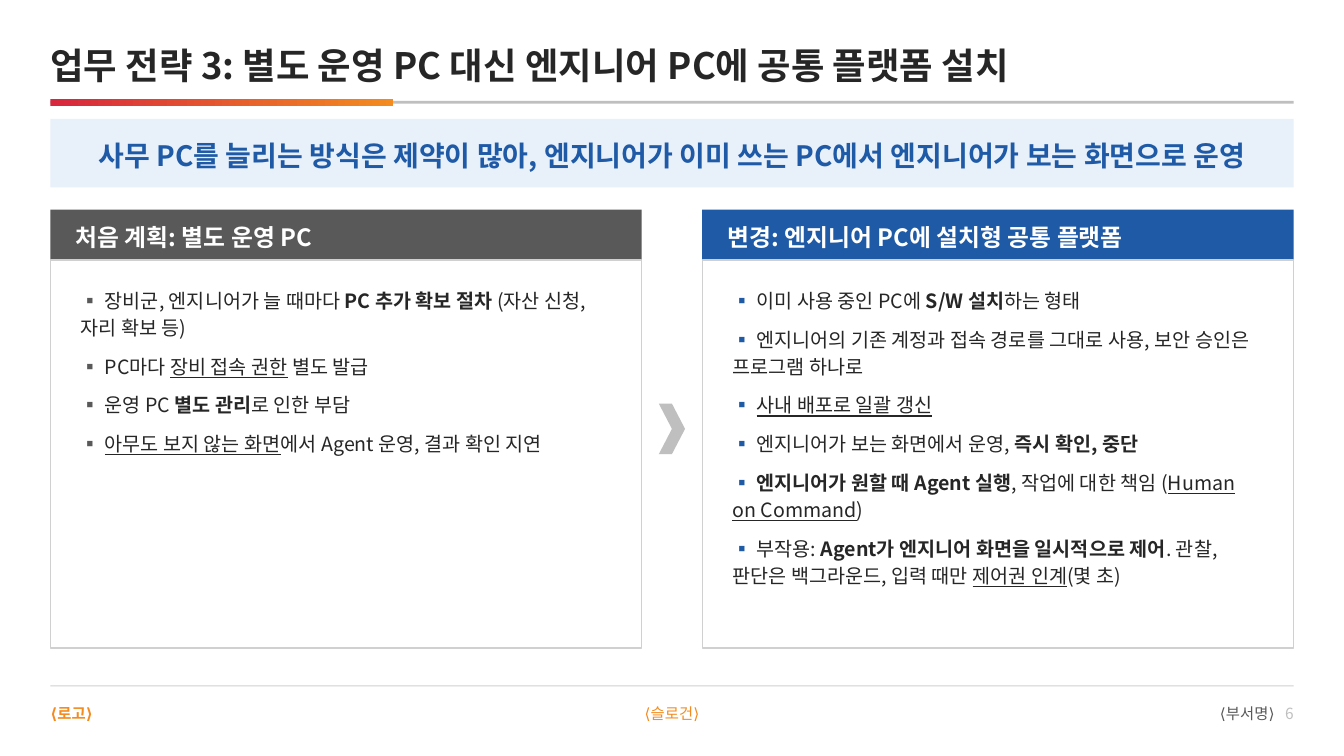
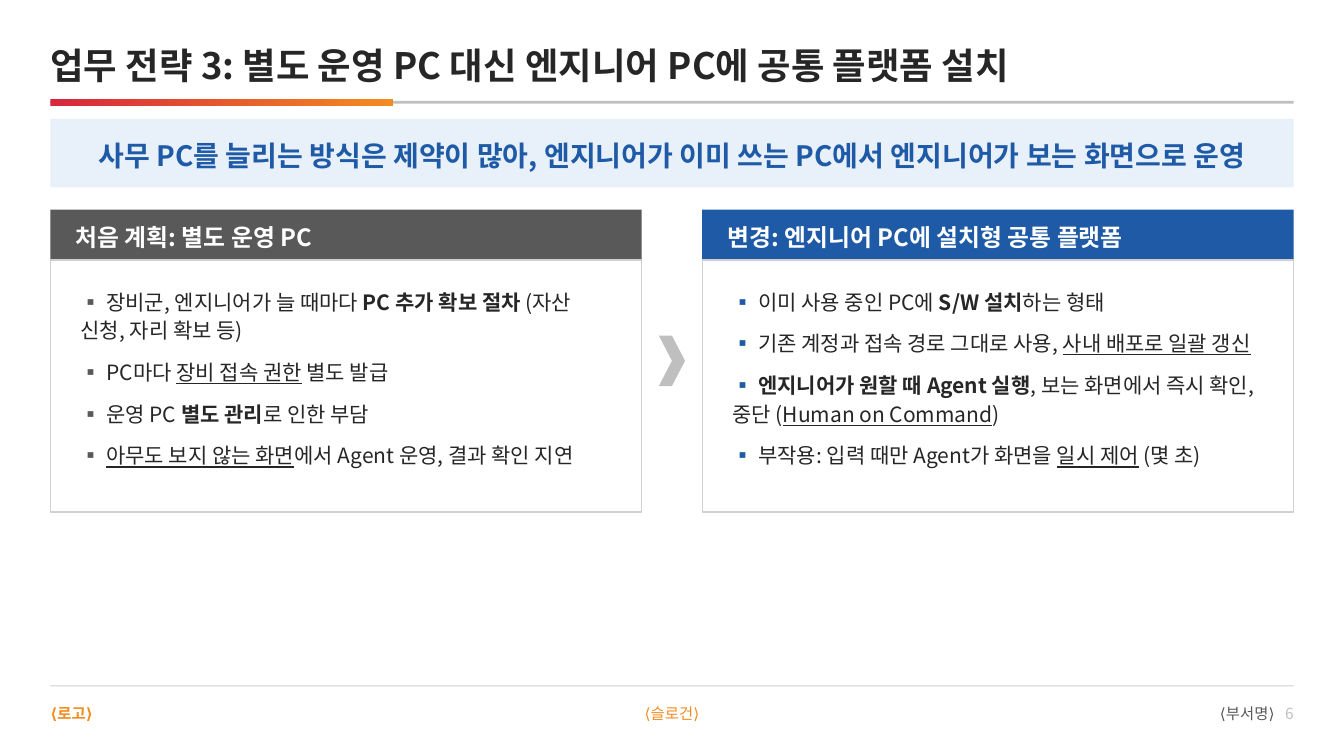
Before and after one commit to DarrenKoi/pm_notes, a slide deck: slide 6 of my-task/arc-tf/deliverables/arc-tf-team-full.pptx. Drawn at 1344x756 pixels with LibreOffice and Linux fonts; fonts in the diff are those of the drawing. Boxes give left, top, right and bottom in pixels: in the first picture for what was removed or moved away, otherwise in the second. Text is boxed around its words. In the diff, an @@ line names an element or a change of style, - is before the commit and + after.

```diff
--- a/my-task/arc-tf/deliverables/arc-tf-team-full.pptx
+++ b/my-task/arc-tf/deliverables/arc-tf-team-full.pptx
@@ rectangle: place and size @@
-rectangle at <box>50,260,642,648</box>
+rectangle at <box>50,260,642,512</box>
@@ rectangle: place and size @@
-rectangle at <box>703,260,1295,648</box>
+rectangle at <box>703,260,1295,512</box>
@@ text "▪ 장비군, 엔지니어가 늘 때마다 ..." at <box>81,292,574,468</box>: size 14 to 15 pt @@
@@ text at <box>758,292,1105,314</box>: size 14 to 15 pt in "▪ 이미 사용 중인 PC에 S/W 설치하는 ..." @@
@@ chevron: place and size @@
-chevron at <box>659,403,686,454</box>
+chevron at <box>659,336,686,386</box>
@@ text at <box>732,333,1255,468</box>: text changed; size 14 to 15 pt @@
-▪ 엔지니어의 기존 계정과 접속 경로를 그대로 사용, 보안 승인은 프로그램 하나로
-▪ 사내 배포로 일괄 갱신
-▪ 엔지니어가 보는 화면에서 운영, 즉시 확인, 중단
-▪ 엔지니어가 원할 때 Agent 실행, 작업에 대한 책임 (Human on Command)
-▪ 부작용: Agent가 엔지니어 화면을 일시적으로 제어. 관찰, 판단은 백그라운드, 입력 때만 제어권 인계(몇 초)
+▪ 기존 계정과 접속 경로 그대로 사용, 사내 배포로 일괄 갱신
+▪ 엔지니어가 원할 때 Agent 실행, 보는 화면에서 즉시 확인, 중단 (Human on Command)
+▪ 부작용: 입력 때만 Agent가 화면을 일시 제어 (몇 초)
```
Also in this commit, not shown: 11 other slides changed, 3 slides removed, 9 other files.
